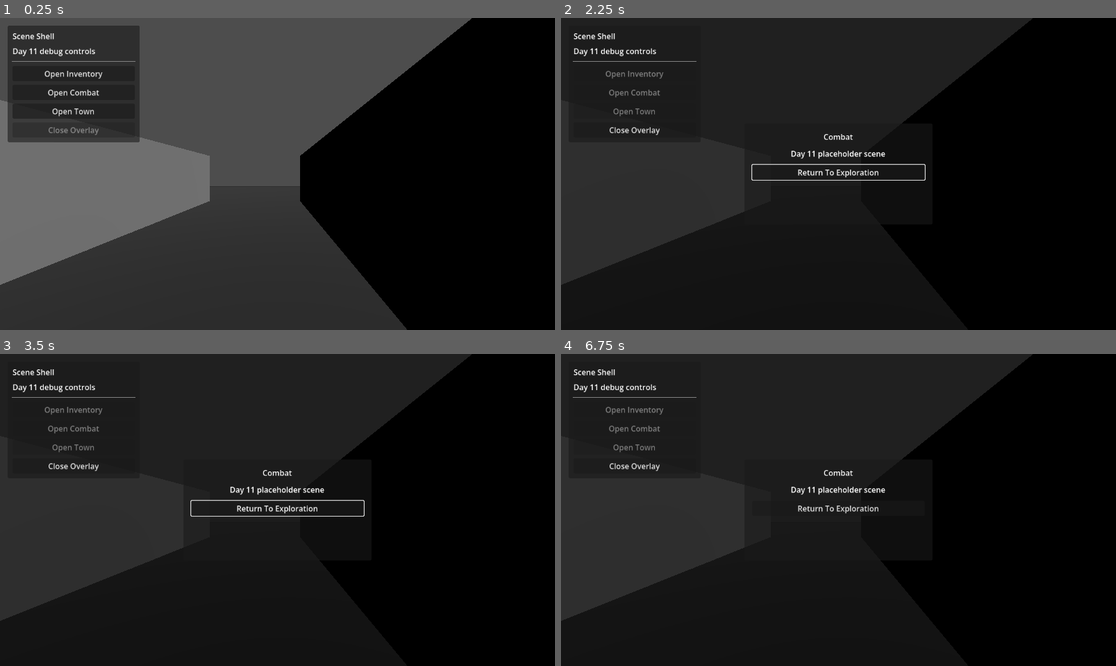
Above: before the commit, frames 1-4 (two rows, left to right).
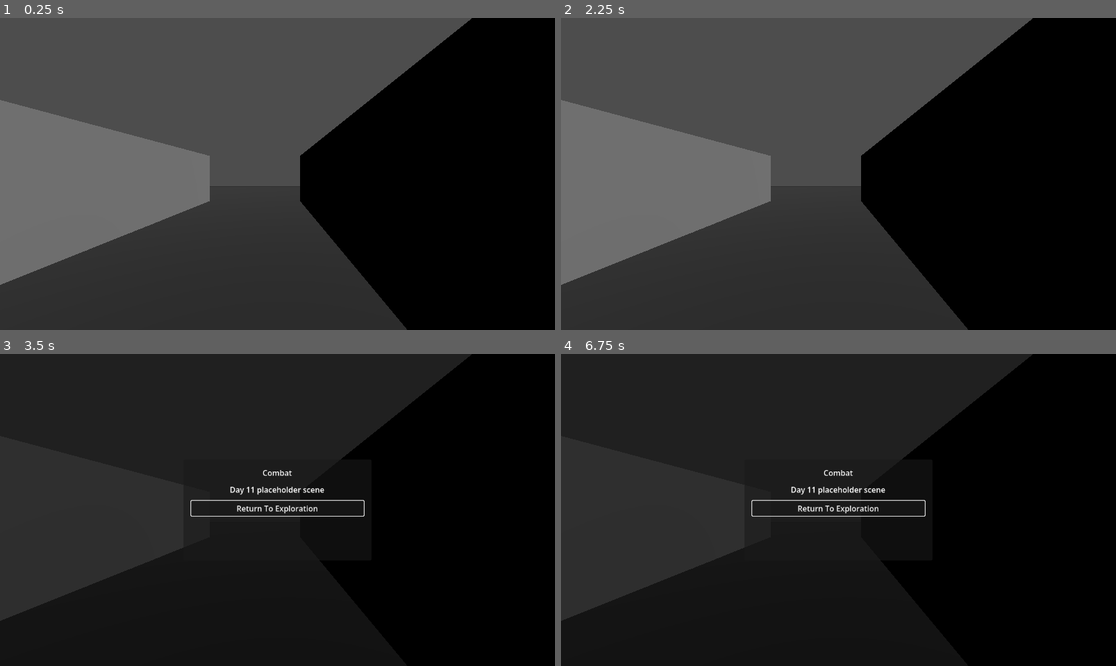
Above: after the commit, the same moments.

Repository: adamico/blobber-godot
Game: Godot game, scene res://scenes/world/manual_test_world.tscn
The game is run twice, just before and just after one commit, with the same random seed, the same clock (stepped at 60 frames per second) and the same inputs. Before the commit the project has no main scene; this scene is started directly in both runs.
Inputs (mouse positions are in pixels of both pictures, inside the frame that each line leads up to):
- Up to frame 1 (0.25 s): no input
- Up to frame 2 (2.25 s): click (633, 74) at 0.5 s, where only the run before the commit has a clickable "Open Inventory"; click (838, 170) at 1.25 s, where only the run before the commit has a clickable "Return To Exploration"; click (633, 92) at 2 s, where only the run before the commit has a clickable "Open Combat"
- Up to frame 3 (3.5 s): move the mouse to (399, 494) at 2.77 s; hold D (move_right) from 2.78 s (still down); hold C (open_combat) from 2.78 s (still down); click (399, 494) at 2.92 s
- Up to frame 4 (6.75 s): release D (move_right) at 3.5 s; release C (open_combat) at 3.5 s; drag from (727, 525) to (810, 572) at 3.52 s; move the mouse to (894, 441) at 4.27 s; hold D (move_right) 4.28-5 s; hold Shift 4.28-5 s; drag from (810, 572) to (672, 463) at 5.02 s; move the mouse to (1005, 556) at 5.77 s; hold A (move_left) 5.78-6.5 s; tap Ctrl at 5.85 s; drag from (672, 463) to (755, 432) at 6.52 s

The runs differ from the first frame. In frame 1, 8.7% of the frame differs, in the area x 1-26%, y 2-40%; in frame 2, 65%, in the area x 0-85%, y 0-100%; in frame 3, 0.6%; in frame 4, 0.8%.

Commit message:
feat(day13): update runbook and project settings for manual testing and debug panel visibility

Diff:
--- a/project.godot
+++ b/project.godot
@@ -13,6 +13,7 @@
 config/name="blobber-base"
 config/features=PackedStringArray("4.6", "GL Compatibility")
 config/icon="res://icon.svg"
+run/main_scene="res://scenes/world/manual_test_world.tscn"
 
 [editor_plugins]
 
--- a/scenes/world/manual_test_world.gd
+++ b/scenes/world/manual_test_world.gd
@@ -2,6 +2,7 @@
 
 @export var occupancy_wall_layer := 0
 @export var auto_align_gridmap_visual := true
+@export var show_debug_panel := false
 
 const INVENTORY_OVERLAY_PATH := "res://scenes/inventory/inventory_placeholder.tscn"
 const COMBAT_OVERLAY_PATH := "res://scenes/combat/combat_placeholder.tscn"
@@ -17,6 +18,7 @@
 
 @onready var _player: Player = get_node_or_null("Player")
 @onready var _overlay_mount: Control = get_node_or_null("OverlayLayer/OverlayMount")
+@onready var _debug_panel: Control = get_node_or_null("OverlayLayer/DebugPanel")
 @onready var _btn_open_inventory: Button = get_node_or_null("OverlayLayer/DebugPanel/Margin/VBox/OpenInventory")
 @onready var _btn_open_combat: Button = get_node_or_null("OverlayLayer/DebugPanel/Margin/VBox/OpenCombat")
 @onready var _btn_open_town: Button = get_node_or_null("OverlayLayer/DebugPanel/Margin/VBox/OpenTown")
@@ -28,6 +30,7 @@
 
 	# Defer to ensure all children (including Player) have finished _ready().
 	_wire_occupancy.call_deferred()
+	_apply_debug_panel_visibility()
 	_wire_overlay_controls()
 	_refresh_debug_buttons()
 
@@ -120,6 +123,11 @@
 		_btn_open_town.pressed.connect(open_town_overlay)
 	if _btn_close_overlay != null:
 		_btn_close_overlay.pressed.connect(close_active_overlay)
+
+
+func _apply_debug_panel_visibility() -> void:
+	if _debug_panel != null:
+		_debug_panel.visible = show_debug_panel
 
 
 func _refresh_debug_buttons() -> void:
Not shown, changed: docs/15days_plan.md
Not shown, added: docs/day13_runbook.md
